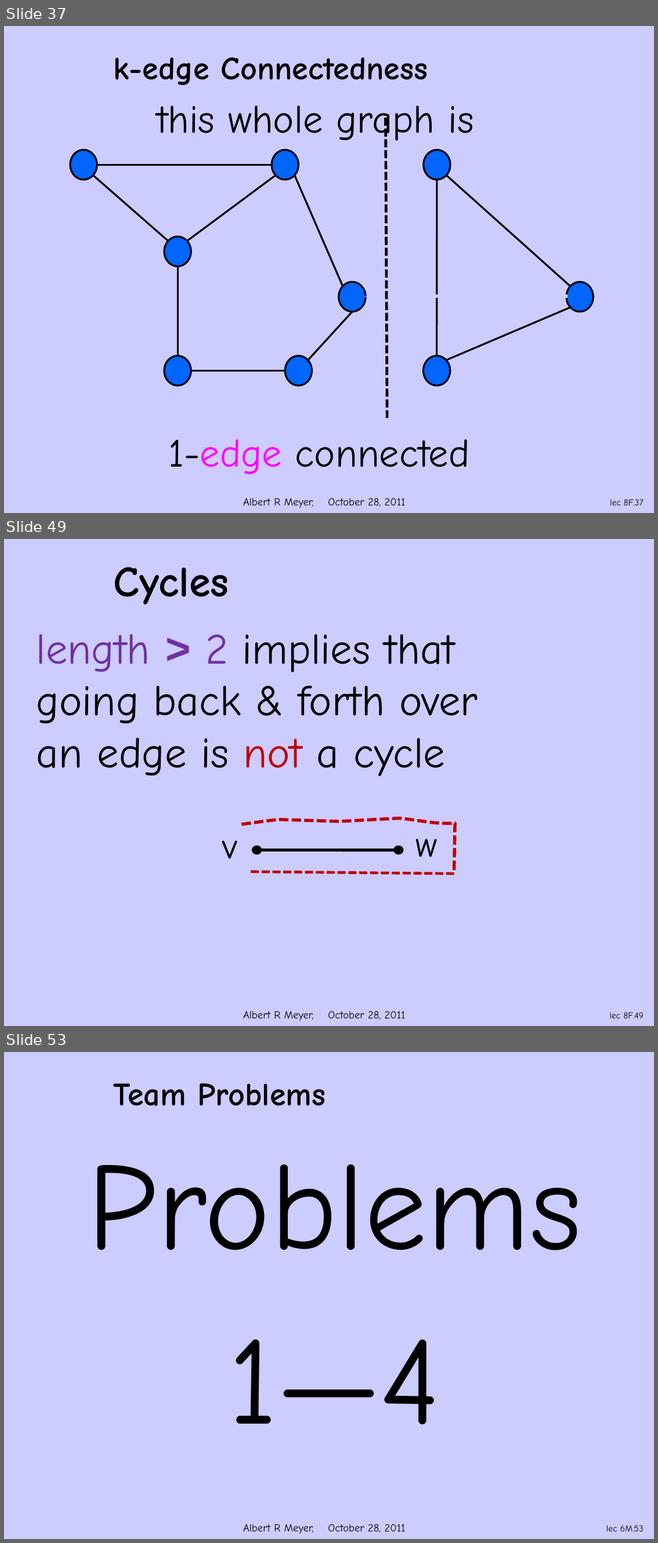
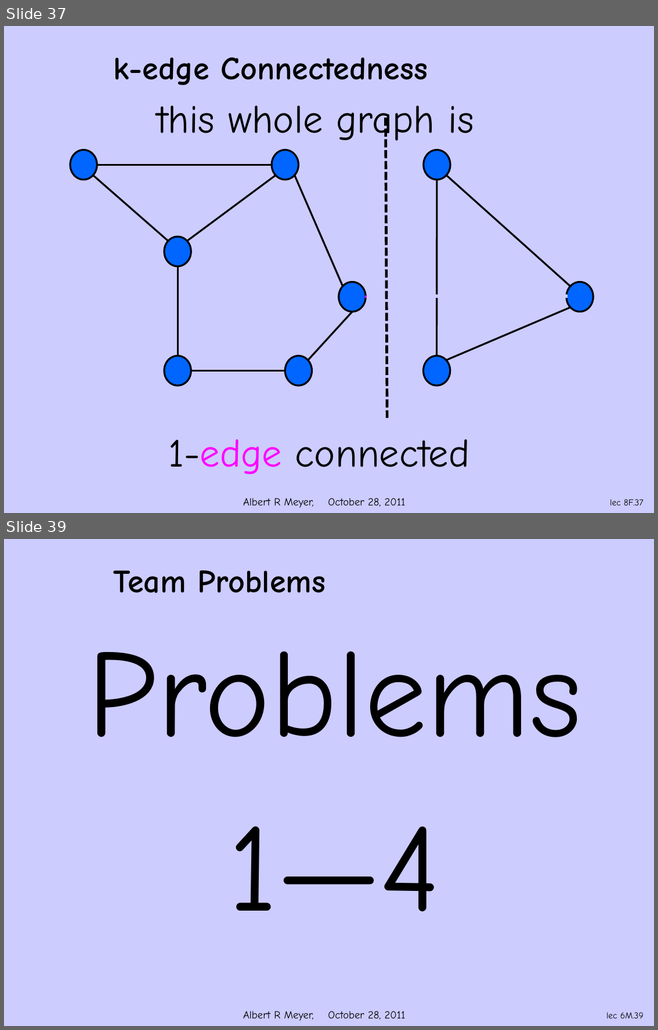
Before and after one commit to armeyer/mcs_web, a slide deck: fall11/slidesF11/slides8f.pptx. Shown one above the other, each under a label of ours: slides 37, 49 and 53 before the commit, slides 37 and 39 after it; the slides between them are not shown. The pictures are 658x1543 and 658x1030 pixels, drawn with LibreOffice and Linux fonts; fonts in the diff are those of the drawing; background and template pictures are left out. Boxes give left, top, right and bottom in pixels: in the first picture for what was removed or moved away, otherwise in the second. Text is boxed around its words. In the diff, an @@ line names an element or a change of style, - is before the commit and + after.

```diff
--- a/fall11/slidesF11/slides8f.pptx
+++ b/fall11/slidesF11/slides8f.pptx
@@ slide 49 removed at [4,539,654,1026], background #CCCCFF; not listed: 1 template element that a slide beside it also shows @@
@@ title removed at [114,567,229,605] @@
-Cycles
@@ text removed at [36,634,477,776] @@
-length > 2 implies that
-going back & forth over
-an edge is not a cycle
@@ freeform shape removed at [242,803,459,890] @@
@@ group removed at [223,839,437,859]: 2 texts, 2 ellipses, 1 line @@
-w
-v
@@ line removed from (454, 874) to (248, 871) @@
@@ page number removed at [610,1012,643,1019] @@
-lec 8F.49
@@ what was slide 53 is now slide 39 @@
@@ page number at [606,1012,643,1019]: text changed @@
-lec 6M.53
+lec 6M.39
```
Also in this commit, not shown: 1 slide changed, 13 other slides removed, 10 other files.
